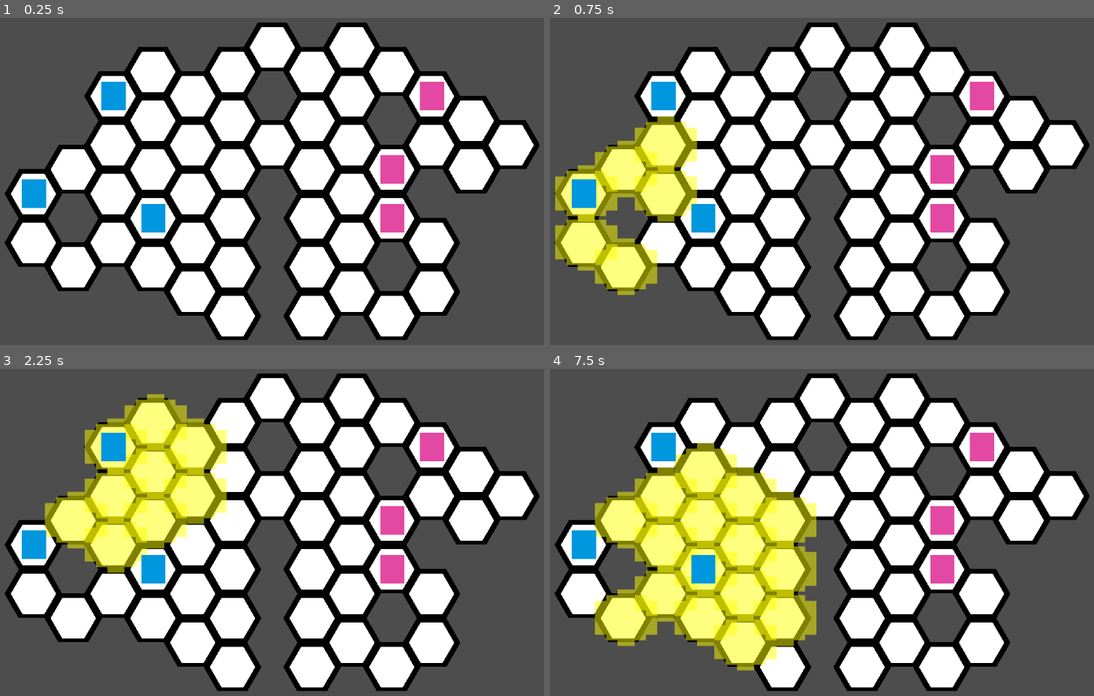
Above: before the commit, frames 1-4 (two rows, left to right).
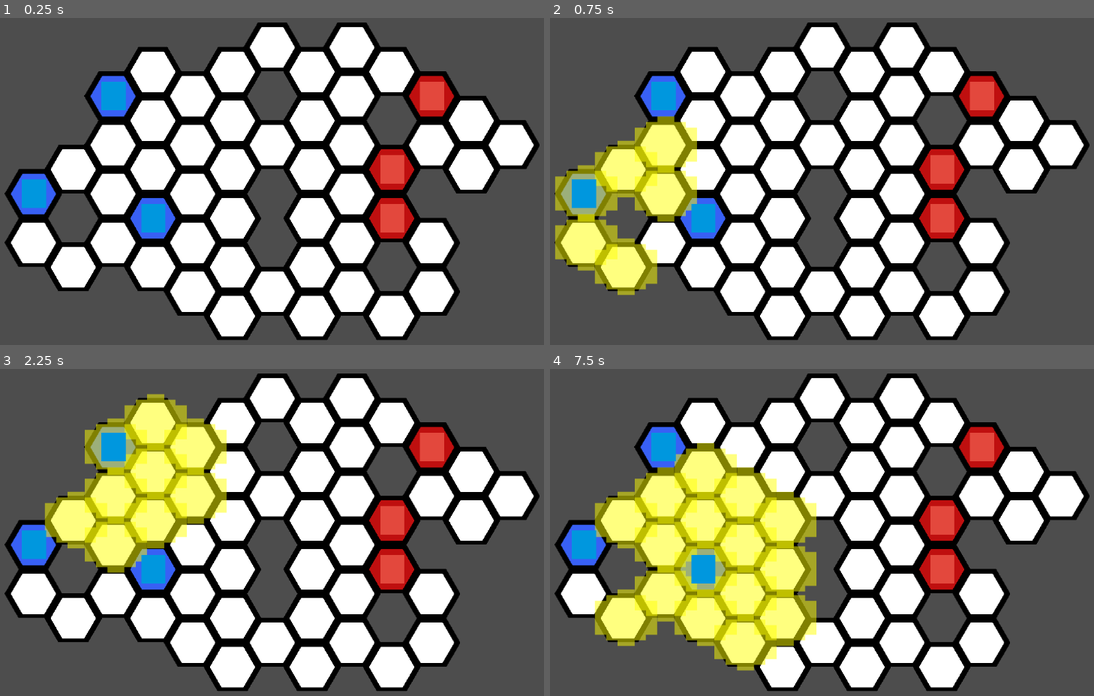
Above: after the commit, the same moments.

Repository: DubiousDuck/Manny-Takes-on-Upper-Management
Game: Godot game, scene res://battlefield.tscn
The game is run twice, just before and just after one commit, with the same random seed, the same clock (stepped at 60 frames per second) and the same inputs. The project has no main scene, so this scene is started directly.
Inputs (mouse positions are in pixels of both pictures, inside the frame that each line leads up to):
- Up to frame 1 (0.25 s): no input
- Up to frame 2 (0.75 s): tap Enter at 0.5 s; move the mouse to (582, 194) at 0.52 s; click (582, 194) at 0.67 s
- Up to frame 3 (2.25 s): tap Space at 1.25 s; move the mouse to (152, 568) at 1.27 s; click (152, 568) at 1.42 s; tap Enter at 2 s; move the mouse to (114, 447) at 2.02 s; click (114, 447) at 2.17 s
- Up to frame 4 (7.5 s): tap Space at 2.75, 4.25 s; move the mouse to (941, 519) at 2.77 s; click (941, 519) at 2.92 s; tap Enter at 3.5 s; move the mouse to (941, 568) at 3.52 s; click (941, 568) at 3.67 s; move the mouse to (979, 447) at 4.27 s; click (979, 447) at 4.42 s; move the mouse to (854, 535) at 5.02 s; click (854, 535) at 5.17 s; move the mouse to (734, 450) at 5.77 s; click (734, 450) at 5.92 s; move the mouse to (958, 519) at 6.52 s; click (958, 519) at 6.67 s; move the mouse to (707, 552) at 7.27 s; click (707, 552) at 7.42 s

The runs differ from the first frame. In frame 1, 4.6% of the frame differs, in the area x 1-84%, y 17-92%; in frame 2, 4.6%; in frame 3, 4.6%; in frame 4, 4.6%.

Commit message:
Improved movement and display logic

Diff:
--- a/Global/event_bus.gd
+++ b/Global/event_bus.gd
@@ -5,3 +5,5 @@
 signal remove_all_cell_highlights()
 
 signal occupy_cell(pos : Vector2i, unit_type : String)
+signal clear_cells()
+signal update_cell_status()
--- a/Global/navigation.gd
+++ b/Global/navigation.gd
@@ -36,6 +36,13 @@
 func global_to_cell(global_pos : Vector2): #returns local cell position
 	var closest_point_id = astar.get_closest_point(current_map.local_to_map(current_map.to_local(global_pos)))
 	return astar.get_point_position(closest_point_id)
+
+func is_cell_available(cell_pos : Vector2i) -> bool:
+	var data = current_map.get_cell_tile_data(cell_pos)
+	if data:
+		return !data.get_custom_data("occupied")
+	else:
+		return false
 
 func get_navi_path(start_pos : Vector2i, end_pos : Vector2i): #returns an array of cell positions from start to goal
 	var start_id = tile_to_id(start_pos)
--- a/battlefield.tscn
+++ b/battlefield.tscn
@@ -14,7 +14,7 @@
 tile_map = NodePath("TileMapTest")
 
 [node name="TileMapTest" parent="." instance=ExtResource("1_h80nl")]
-tile_map_data = PackedByteArray("AAAAAAEAAAACAAAAAAAAAAIAAAA …(304 unchanged characters)… CAAAAAAAFAAMAAAACAAAAAAAEAAQAAAACAAAAAAABAAQAAAACAAAAAAAAAAQAAAACAAAAAAACAAUAAAA …(379 unchanged characters)…
+tile_map_data = PackedByteArray("AAAAAAEAAAACAAAAAAAAAAIAAAA …(304 unchanged characters)… CAAAAAAAFAAMAAAACAAAAAAAEAAQAAAACAAAAAAADAAQAAAACAAAAAAABAAQAAAACAAAAAAAAAAQAAAACAAAAAAACAAUAAAA …(379 unchanged characters)…
 
 [node name="CellHighlights" type="Node2D" parent="."]
 script = ExtResource("3_gevof")
@@ -48,9 +48,6 @@
 position = Vector2(510, 233)
 script = ExtResource("8_ugu2x")
 
-[node name="ColorRect" parent="Units/EnemyGroup/Unit" index="1"]
-color = Color(0.889663, 0.281273, 0.638634, 1)
-
 [node name="Unit2" parent="Units/EnemyGroup" instance=ExtResource("4_c4dfy")]
 position = Vector2(513, 330)
 script = ExtResource("8_ugu2x")
--- a/map/tile_map_test.gd
+++ b/map/tile_map_test.gd
@@ -12,6 +12,7 @@
 
 func _ready():
 	EventBus.connect("occupy_cell", _on_occupy_cell)
+	EventBus.connect("clear_cells", _on_clear_cells)
 
 func set_cell_to_variant(id : int, cell : Vector2i):
 	var cell_variant
@@ -31,6 +32,11 @@
 		_:
 			color_cell = WHITE_CELL
 	set_cell(pos, MAIN_ATLAS_ID, color_cell)
+
+func _on_clear_cells():
+	for pos in get_used_cells():
+		set_cell(pos, MAIN_ATLAS_ID, WHITE_CELL)
+
 #func _input(event):
 	#if event is InputEventMouseButton:
 		#if event.button_index == MOUSE_BUTTON_LEFT and event.is_pressed():
--- a/unit/EnemyUnit.gd
+++ b/unit/EnemyUnit.gd
@@ -6,6 +6,7 @@
 
 func _ready():
 	is_player_controlled = false
+	#EventBus.emit_signal("occupy_cell", cell, "enemy")
 
 func highlight_emit():
 	var all_neighbors = Navi.get_all_neighbors_in_range(cell, movement_range)
--- a/unit/PlayerUnit.gd
+++ b/unit/PlayerUnit.gd
@@ -6,6 +6,7 @@
 
 func _ready():
 	is_player_controlled = true
+	#EventBus.emit_signal("occupy_cell", cell, "player")
 
 func highlight_emit():
 	var all_neighbors = Navi.get_all_neighbors_in_range(cell, movement_range)
--- a/unit/UnitContainer.gd
+++ b/unit/UnitContainer.gd
@@ -45,8 +45,14 @@
 
 func move_unit():
 	#handle npc movement and attack logic here
+	#TODO: placeholder movement
 	var all_possible_cell_ids = Navi.get_all_neighbors_in_range(current_unit.cell, current_unit.movement_range)
-	var goal_cell = Navi.id_to_tile(all_possible_cell_ids.pick_random()) #TODO: placeholder movement
+	var all_available_cells = []
+	for id in all_possible_cell_ids:
+		var tile = Navi.id_to_tile(id)
+		if Navi.is_cell_available(tile):
+			all_available_cells.append(tile)
+	var goal_cell = all_available_cells.pick_random() #TODO: Fix potential bug when the unit has no where to go
 	current_unit.move_along_path(Navi.get_navi_path(current_unit.cell, goal_cell))
 	return
 
@@ -100,7 +106,10 @@
 			if current_unit.cell == clicked_cell:
 				deselect_current_unit()
 				return
-			#TODO: another condition to check if the cell is occupied/blocked
+
+			if !Navi.is_cell_available(clicked_cell):
+				deselect_current_unit()
+				return
 			if Navi.get_distance(current_unit.cell, clicked_cell) > current_unit.movement_range:
 				deselect_current_unit()
 				return
--- a/unit/UnitGroupController.gd
+++ b/unit/UnitGroupController.gd
@@ -8,11 +8,15 @@
 @onready var enemy_group = $EnemyGroup
 var is_player_turn : bool = true
 
+func _ready():
+	EventBus.connect("update_cell_status", _on_update_cell_status)
+
 func init():
 	connect_container_signal(player_group)
 	connect_container_signal(enemy_group)
 	player_group.init()
 	enemy_group.init()
+	_on_update_cell_status()
 
 func connect_container_signal(unit_group : UnitContainer):
 	unit_group.connect("all_units_moved", _on_unit_container_all_moved)
@@ -25,3 +29,14 @@
 	else:
 		enemy_group.round_start()
 		print("enemy's turn")
+
+func _on_update_cell_status(): #scan all units and update cell color accordingly
+	var all_units : Array[Unit] = []
+	EventBus.emit_signal("clear_cells")
+	all_units.append_array(player_group.units)
+	for unit in all_units:
+		EventBus.emit_signal("occupy_cell", unit.cell, "player")
+	all_units.clear()
+	all_units.append_array(enemy_group.units)
+	for unit in all_units:
+		EventBus.emit_signal("occupy_cell", unit.cell, "enemy")
--- a/unit/unit.gd
+++ b/unit/unit.gd
@@ -9,6 +9,14 @@
 var cell : Vector2
 var moved : bool = false
 var is_player_controlled : bool
+
+func _process(delta):
+	if moved: #dim color if moved TODO Replace placeholder
+		if is_player_controlled: $ColorRect.color = Color(0, 0.305, 0.461)
+		else: $ColorRect.color = Color(0.51, 0.046, 0)
+	else:
+		if is_player_controlled: $ColorRect.color = Color(0, 0.592, 0.871)
+		else: $ColorRect.color = Color(0.89, 0.281, 0.239)
 
 func init():
 	cell = Navi.global_to_cell(global_position)
@@ -28,16 +36,15 @@
 		#tween will append all property tweeners first before executing
 	await move_tween.finished
 	cell = Navi.global_to_cell(global_position)
-	if is_player_controlled:
-		EventBus.emit_signal("occupy_cell", cell, "player")
-	else: EventBus.emit_signal("occupy_cell", cell, "enemy")
+	EventBus.emit_signal("update_cell_status")
 	movement_complete.emit()
 
 func highlight_emit(): #virtual function for the base Unit class
 	pass
 
 func _on_hurtbox_mouse_entered():
-	highlight_emit()
+	if !moved or !is_player_controlled:
+		highlight_emit()
 
 func _on_hurtbox_mouse_exited():
 	EventBus.emit_signal("remove_cell_highlights", name)
--- a/unit/unit.tscn
+++ b/unit/unit.tscn
@@ -28,7 +28,6 @@
 grow_vertical = 2
 scale = Vector2(0.467742, 0.459459)
 mouse_filter = 2
-color = Color(0, 0.592157, 0.870588, 1)
 
 [node name="Hurtbox" type="Area2D" parent="."]
 
